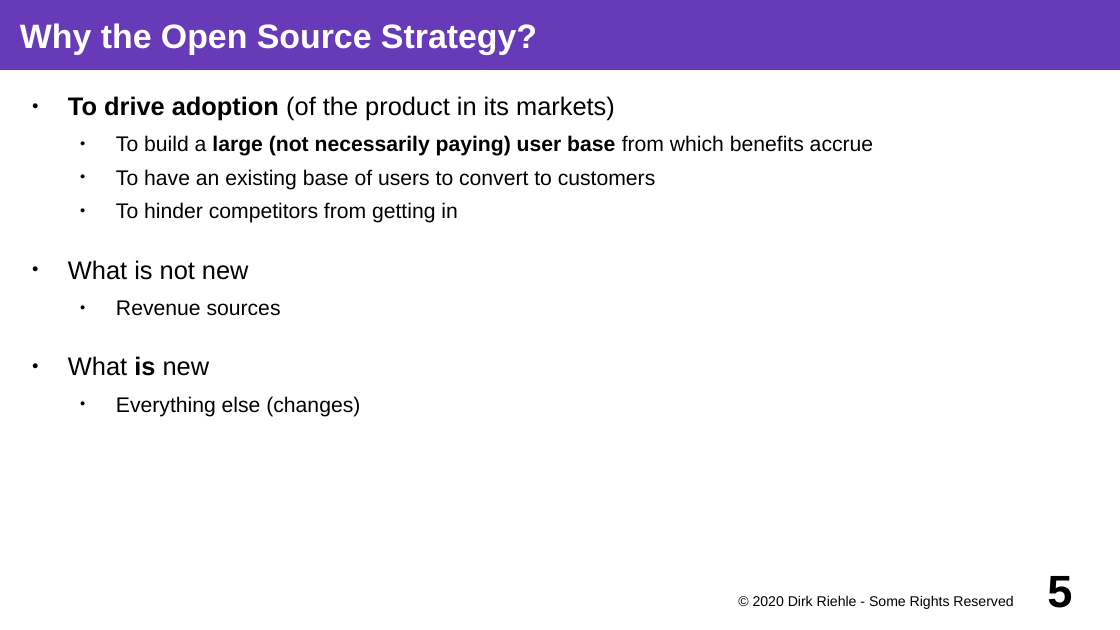
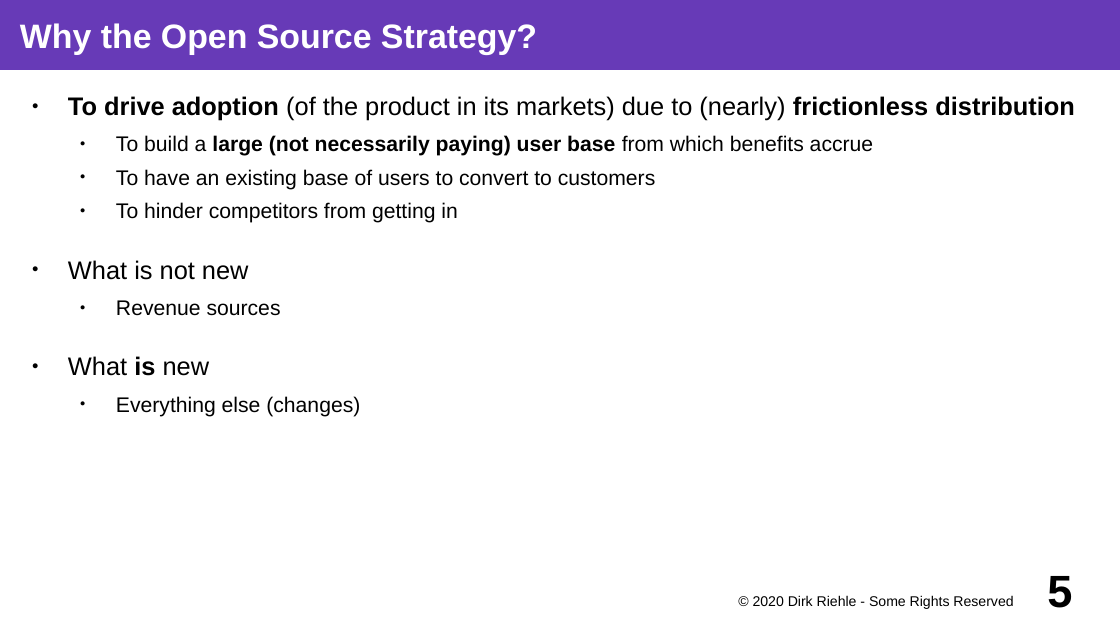
Before and after one commit to dirkriehle/coss-course, a slide deck: slide 5 of Lecture slides/COSS C03 - Commercial Open Source.odp. Drawn at 1120x630 pixels with LibreOffice and Linux fonts; fonts in the diff are those of the drawing. Boxes give left, top, right and bottom in pixels: in the first picture for what was removed or moved away, otherwise in the second. Text is boxed around its words. In the diff, an @@ line names an element or a change of style, - is before the commit and + after.

Commit message:
Removed product management part from product strategies, refined cloud computing aspects

```diff
--- a/Lecture slides/COSS C03 - Commercial Open Source.odp
+++ b/Lecture slides/COSS C03 - Commercial Open Source.odp
@@ text at bbox=[68, 96, 1074, 120]: text changed; bold on @@
-● To drive adoption (of the product in its markets)
+● To drive adoption (of the product in its markets) due to (nearly) frictionless distribution
```
Also in this commit, not shown: 4 other slides changed, 14 other files.
